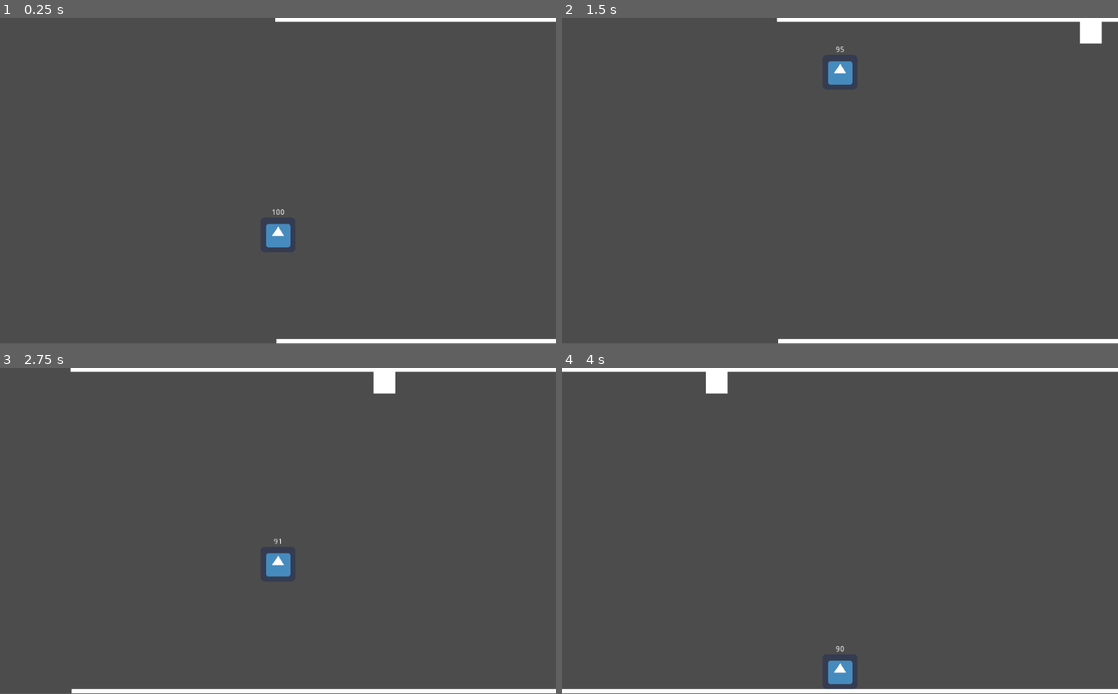
Above: before the commit, frames 1-4 (two rows, left to right).
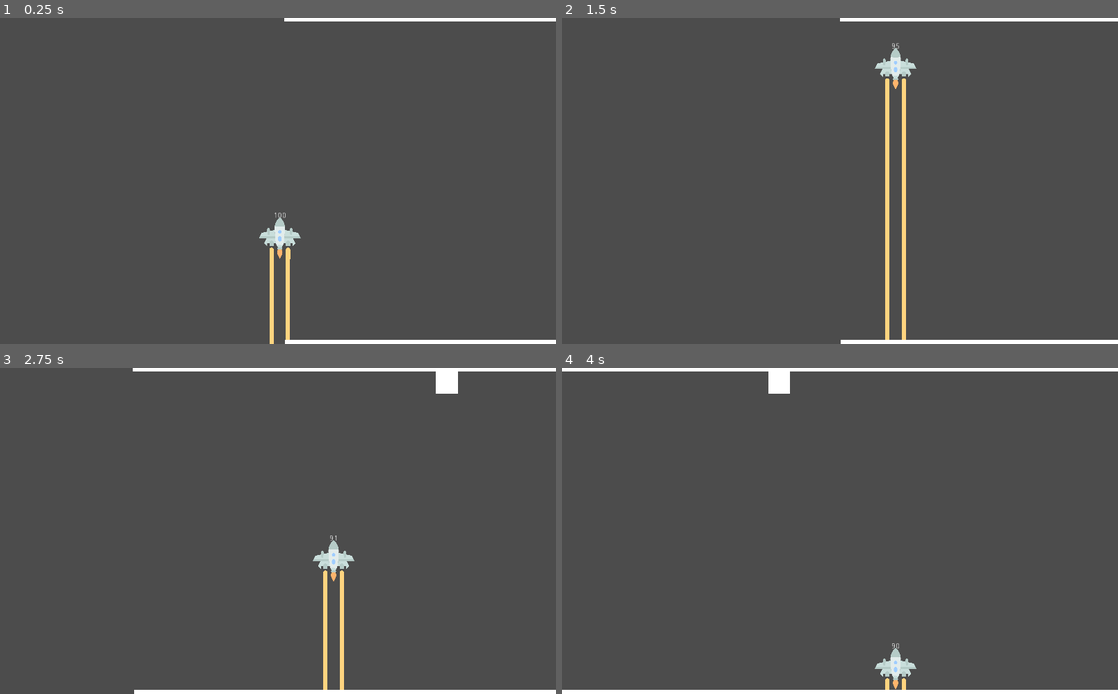
Above: after the commit, the same moments.

Repository: AlBlinder/joc
Game: Godot game, scene res://Node2D.tscn
The game is run twice, just before and just after one commit, with the same random seed, the same clock (stepped at 60 frames per second) and the same inputs. The engine's default icon, where the game draws it, is replaced by a stand-in: a white triangle on a blue panel in a dark square.
Inputs:
- Up to frame 1 (0.25 s): no input
- Up to frame 2 (1.5 s): hold Up (ves_dalt) 0.53-1.28 s; tap Right (ves_dreta) at 0.8, 1.35 s
- Up to frame 3 (2.75 s): tap Left (ves_esquerra) at 1.55, 2.1 s; hold Up (ves_dalt) from 2.03 s (still down)
- Up to frame 4 (4 s): release Up (ves_dalt) at 2.78 s; tap Up (ves_dalt) at 2.85 s; tap Right (ves_dreta) at 3.05, 3.6 s; tap Left (ves_esquerra) at 3.8 s
The window is 800x468 before the commit and 800x469 after it. Grey fills any space a smaller window leaves; there, only what the larger window draws over its background counts as a difference.

The runs differ from the first frame. In frame 1, 1.4% of the frame differs, in the area x 46-100%, y 0-100%; in frame 2, 2.9%, in the area x 38-100%, y 0-100%; in frame 3, 2.6%; in frame 4, 1.9%.

Commit message:
Coet
Canviat el personatge principal.
Fet el rastre.
Arreglada la càmera.

Diff:
--- a/KinematicBody2D.gd
+++ b/KinematicBody2D.gd
@@ -18,7 +18,7 @@
 
 	moviment += gravetat * delta
 #	moviment.x = Input.get_axis("ves_esquerra", "ves_dreta") * velocitat
-	if combustible > 0:
+	if combustible > 0 and contador == 0:
 		$Label.text = str(combustible/10)
 		contador = 0
 		if Input.is_action_pressed("ves_dalt"):
@@ -27,5 +27,12 @@
 	elif combustible < 0:
 		$Label.text = "espera " + str(contador)
 		contador += 1
+		if Input.is_action_just_pressed("ves_dalt"):
+			moviment += salt
+			combustible += 10
+			if combustible == 1000: contador = 1
 	moviment = move_and_slide(moviment + dreta * delta, Vector2(0,-1))
+
+
+
 #	pass
--- a/Node2D.tscn
+++ b/Node2D.tscn
@@ -7,6 +7,29 @@
 [node name="Node2D" type="Node2D"]
 
 [node name="Personatge" parent="." instance=ExtResource( 1 )]
+position = Vector2( -13, 5 )
+
+[node name="ColorRect" type="ColorRect" parent="Personatge"]
+anchor_left = 1.0
+anchor_top = 1.0
+anchor_right = 1.0
+anchor_bottom = 1.0
+margin_left = -19.0
+margin_top = 37.0
+margin_right = -11.0
+margin_bottom = 936.0
+color = Color( 1, 0.835294, 0.501961, 1 )
+
+[node name="ColorRect2" type="ColorRect" parent="Personatge"]
+anchor_left = 1.0
+anchor_top = 1.0
+anchor_right = 1.0
+anchor_bottom = 1.0
+margin_left = 11.0
+margin_top = 37.0
+margin_right = 19.0
+margin_bottom = 950.0
+color = Color( 1, 0.835294, 0.501961, 1 )
 
 [node name="Terra" parent="." instance=ExtResource( 3 )]
 position = Vector2( 10000, 312 )
--- a/Personatge_principal.tscn
+++ b/Personatge_principal.tscn
@@ -1,15 +1,16 @@
 [gd_scene load_steps=4 format=2]
 
 [ext_resource path="res://KinematicBody2D.gd" type="Script" id=1]
-[ext_resource path="res://icon.png" type="Texture" id=2]
+[ext_resource path="res://1994531.png" type="Texture" id=2]
 
 [sub_resource type="RectangleShape2D" id=1]
-extents = Vector2( 32, 32 )
+extents = Vector2( 32, 38.5 )
 
 [node name="Personatge" type="KinematicBody2D"]
 script = ExtResource( 1 )
 
 [node name="Sprite" type="Sprite" parent="."]
+scale = Vector2( 0.2, 0.2 )
 texture = ExtResource( 2 )
 
 [node name="CollisionShape2D" type="CollisionShape2D" parent="."]
@@ -19,6 +20,8 @@
 current = true
 limit_top = -300
 limit_bottom = 300
+drag_margin_h_enabled = true
+drag_margin_v_enabled = true
 
 [node name="Label" type="Label" parent="."]
 anchor_right = 0.092
--- a/project.godot
+++ b/project.godot
@@ -13,6 +13,10 @@
 config/name="Joc_primer"
 run/main_scene="res://Node2D.tscn"
 config/icon="res://icon.png"
+
+[display]
+
+window/stretch/mode="2d"
 
 [gui]
 
Binary file added: 1994531.png
Not shown, added: 1994531.png.import
Binary file added: png-transparent-smoke-effects-effect-element-smoke-fire.png
Not shown, added: png-transparent-smoke-effects-effect-element-smoke-fire.png.import
Binary file added: pngtree-smoke-from-space-rocket-launch-png-image_8140248.png
Not shown, added: pngtree-smoke-from-space-rocket-launch-png-image_8140248.png.import
Binary file added: smoke-concept-design-free-png.webp
Not shown, added: smoke-concept-design-free-png.webp.import
Binary file added: smoke-space-rocket-launch-foggy-260nw-1362328859.webp
Not shown, added: smoke-space-rocket-launch-foggy-260nw-1362328859.webp.import
